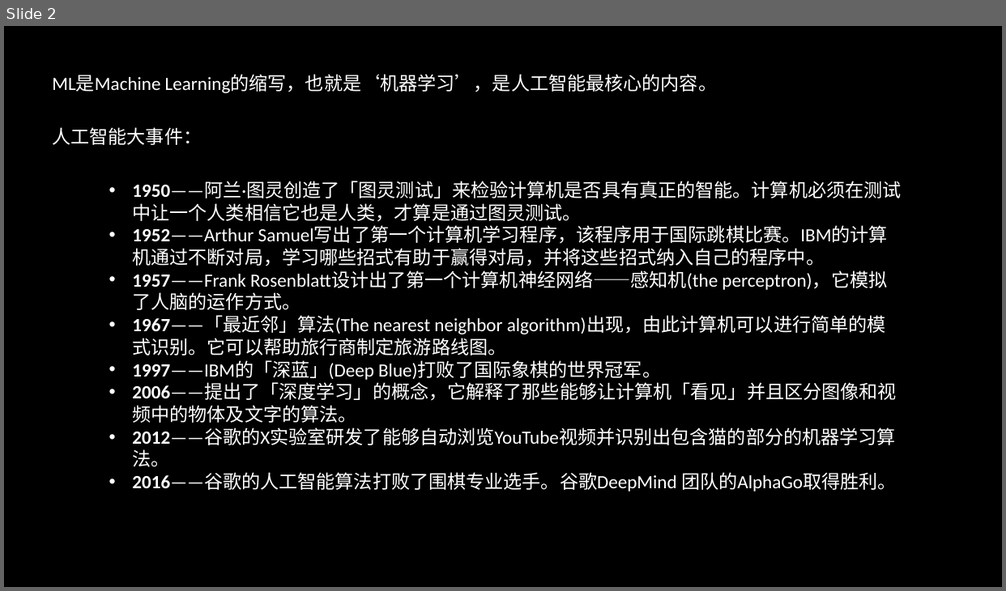
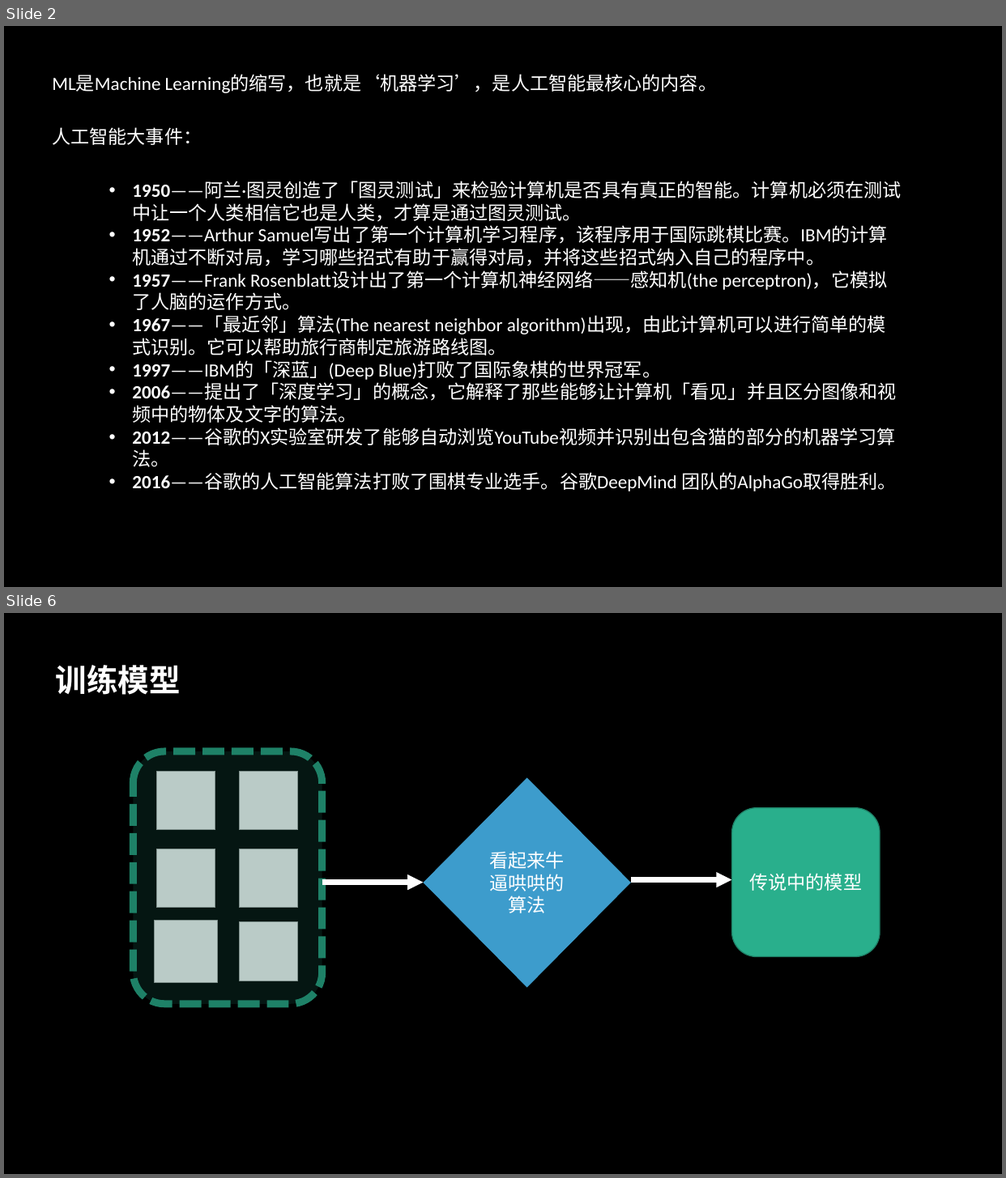
Before and after one commit to GuanyiLL/Study, a slide deck: Swift/CoreMLResearching/CoreML.pptx. Shown one above the other, each under a label of ours: slide 2 before the commit, slides 2 and 6 after it; the slides between them are not shown. The pictures are 1006x591 and 1006x1178 pixels, drawn with LibreOffice and Linux fonts; fonts in the diff are those of the drawing; grey boxes stand for pictures. Boxes give left, top, right and bottom in pixels: in the first picture for what was removed or moved away, otherwise in the second. Text is boxed around its words. In the diff, an @@ line names an element or a change of style, - is before the commit and + after.

```diff
--- a/Swift/CoreMLResearching/CoreML.pptx
+++ b/Swift/CoreMLResearching/CoreML.pptx
@@ slide 6 added at (4,613,1002,1174), background #000000 @@
@@ text added at (56,665,181,695), 30 pt, text #FFFFFF, bold @@
+训练模型
@@ rounded rectangle added at (134,752,322,1004), fill #29AF8C at 13% opacity, outline #1E8168 7 pt dashed @@
@@ picture added at (157,771,216,830) @@
@@ picture added at (239,771,298,830) @@
@@ diamond added at (424,777,631,987), fill #3D9CCC, 18 pt, text #FFFFFF @@
+看起来牛逼哄哄的算法
@@ rounded rectangle added at (731,807,880,956), fill #29AF8C, outline #1E8168 1 pt, 18 pt, text #FFFFFF @@
+传说中的模型
@@ picture added at (157,849,216,908) @@
@@ picture added at (239,849,298,908) @@
@@ arrow added from (322, 883) to (424, 883), #FFFFFF 5 pt @@
@@ arrow added from (632, 880) to (731, 880), #FFFFFF 5 pt @@
@@ picture added at (155,920,217,983) @@
@@ picture added at (239,922,298,982) @@
```
Also in this commit, not shown: 7 other slides added, 1 slide removed.
